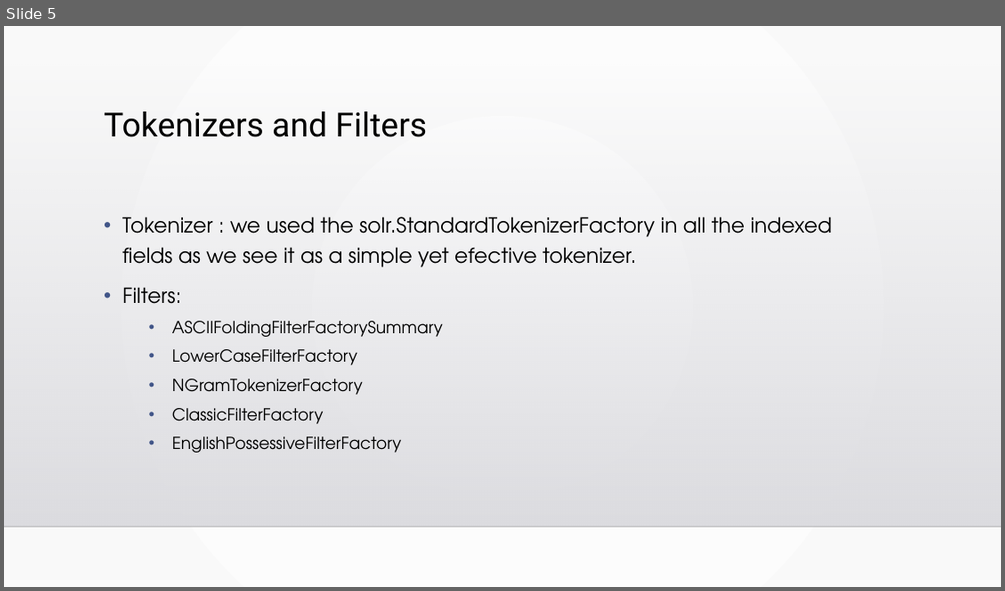
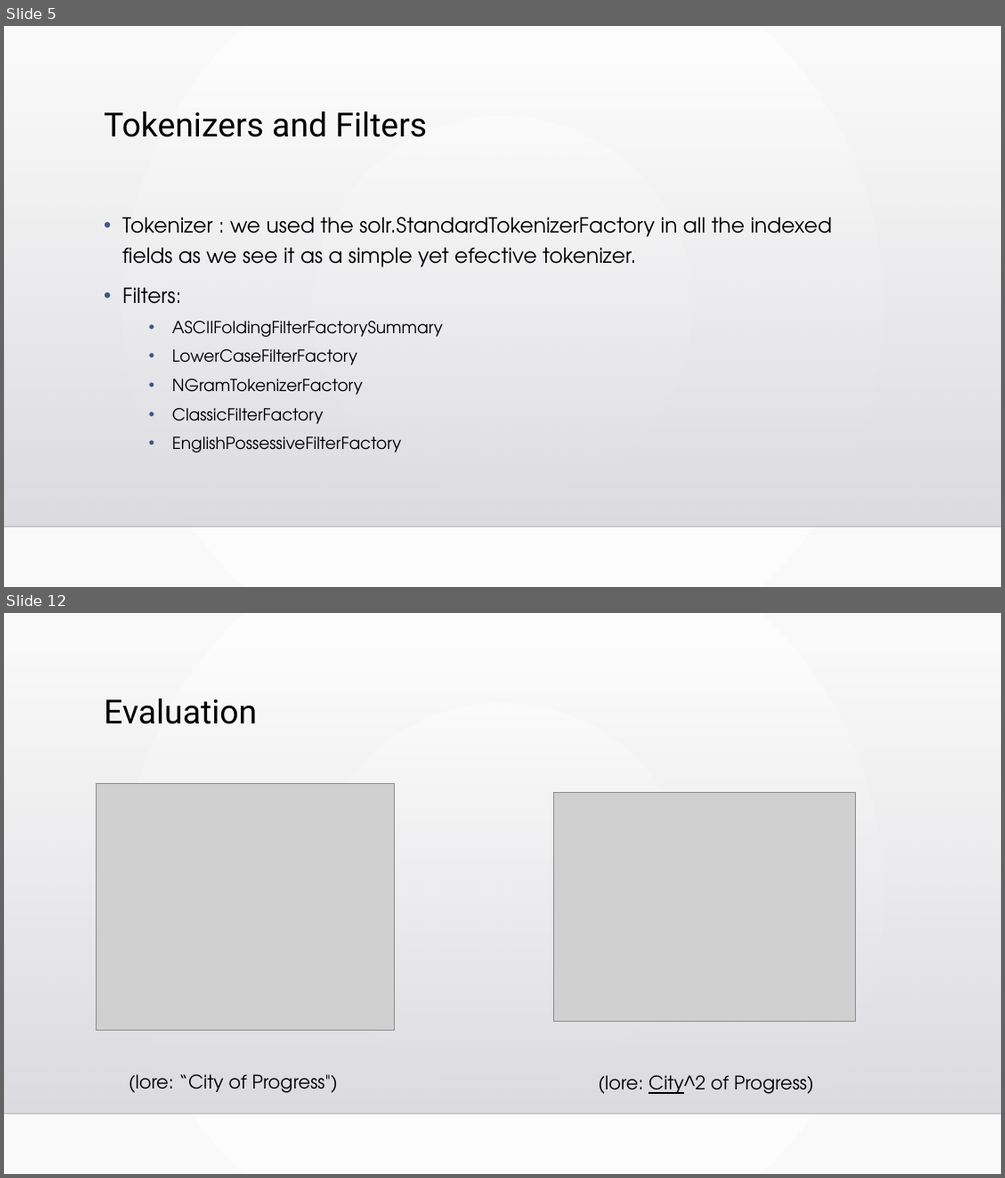
Before and after one commit to MiNeves00/PRI2021, a slide deck: docs/apresentacao2.pptx. Shown one above the other, each under a label of ours: slide 5 before the commit, slides 5 and 12 after it; the slides between them are not shown. The pictures are 1005x591 and 1005x1178 pixels, drawn with LibreOffice and Linux fonts; fonts in the diff are those of the drawing; grey boxes stand for pictures; background and template pictures are left out. Boxes give left, top, right and bottom in pixels: in the first picture for what was removed or moved away, otherwise in the second. Text is boxed around its words. In the diff, an @@ line names an element or a change of style, - is before the commit and + after.

```diff
--- a/docs/apresentacao2.pptx
+++ b/docs/apresentacao2.pptx
@@ slide 12 added at (4,613,1001,1174), background gradient #FFFFFF to #FAFAFA; not listed: 2 template elements that a slide beside it also shows @@
@@ title added at (104,698,257,724), 32 pt, text #000000 @@
+Evaluation
@@ picture added at (97,784,395,1030) @@
@@ picture added at (554,793,856,1021) @@
@@ text added at (129,1074,338,1093), 18 pt, text #000000 @@
+(lore: “City of Progress")
@@ text added at (598,1075,814,1094), 18 pt, text #000000 @@
+(lore: City^2 of Progress)
```
Also in this commit, not shown: 2 slides changed, 8 other slides added, 1 slide removed.
